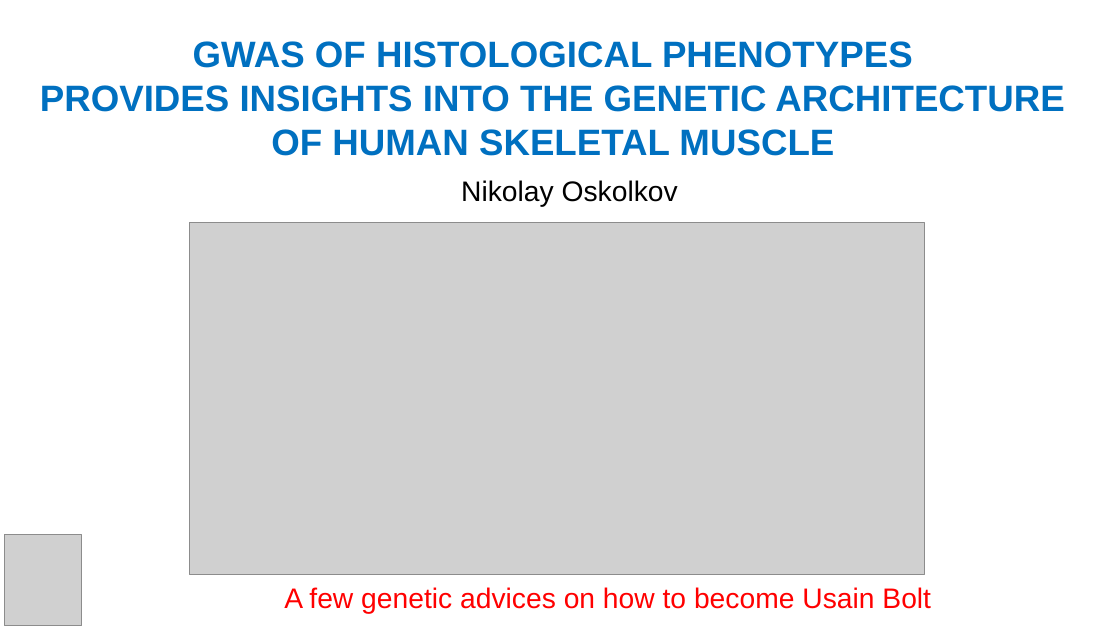
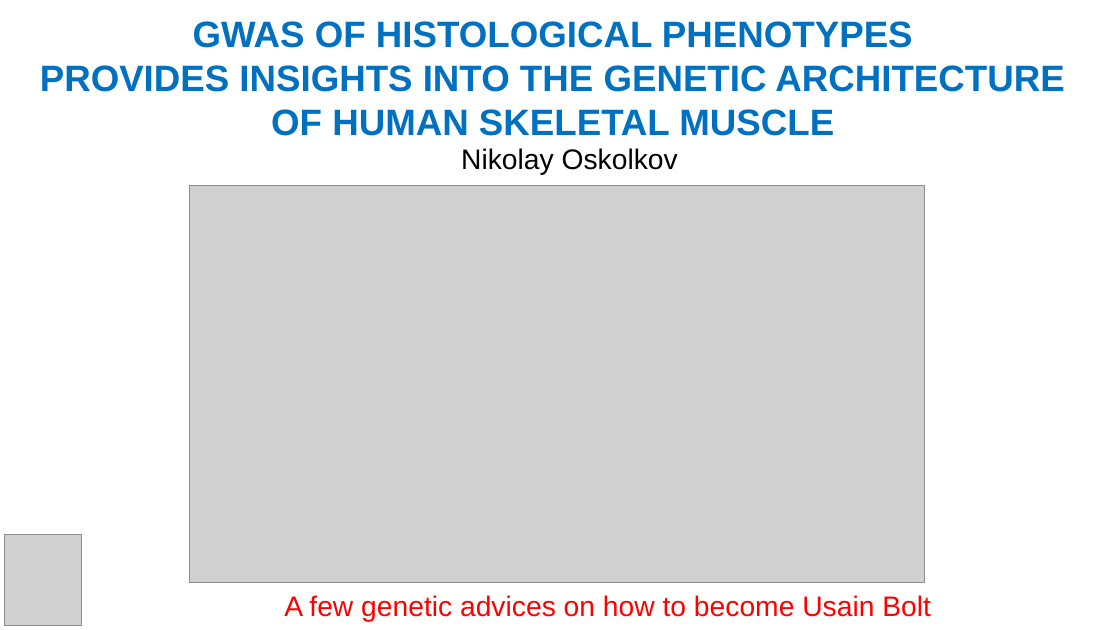
Before and after one commit to NikolayOskolkov/GWAS, a slide deck: slide 3 of slides/Day2/GWAS.pptx. Drawn at 1120x630 pixels with LibreOffice and Linux fonts; fonts in the diff are those of the drawing; grey boxes stand for pictures. Boxes give left, top, right and bottom in pixels: in the first picture for what was removed or moved away, otherwise in the second. Text is boxed around its words. In the diff, an @@ line names an element or a change of style, - is before the commit and + after.

```diff
--- a/slides/Day2/GWAS.pptx
+++ b/slides/Day2/GWAS.pptx
@@ text "GWAS OF HISTOLOGICAL PHENOTYPES PROVIDES ..." moved from (x1=40, y1=41, x2=1064, y2=156) to (x1=40, y1=21, x2=1064, y2=136) @@
@@ text "Nikolay Oskolkov" moved from (x1=461, y1=180, x2=678, y2=207) to (x1=461, y1=148, x2=678, y2=175) @@
@@ picture resized from (x1=189, y1=223, x2=924, y2=575) to (x1=189, y1=186, x2=924, y2=583) @@
@@ text "A few genetic advices on ..." moved from (x1=284, y1=587, x2=931, y2=614) to (x1=284, y1=595, x2=931, y2=622) @@
```
Also in this commit, not shown: 4 other slides changed, 2 other files.
